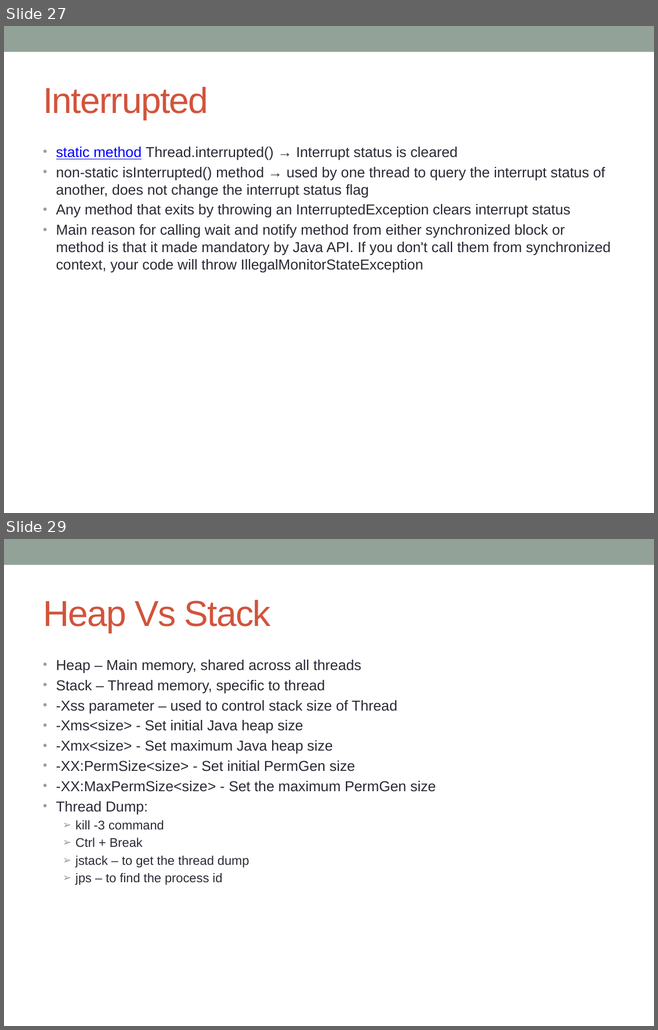
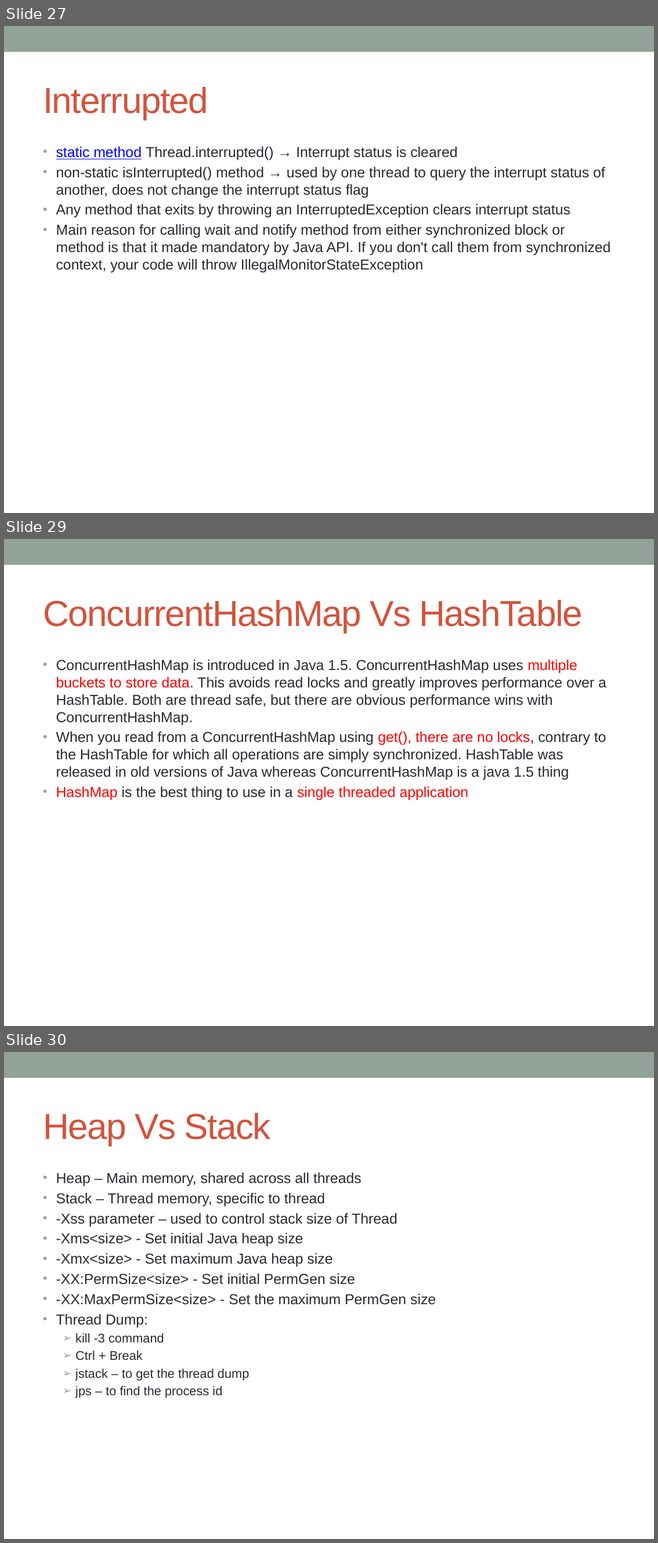
Before and after one commit to notionquest/ProjectDocumentation, a slide deck: MultiThreading.pptx. Shown one above the other, each under a label of ours: slides 27 and 29 before the commit, slides 27, 29 and 30 after it; the slides between them are not shown. The pictures are 658x1030 and 658x1543 pixels, drawn with LibreOffice and Linux fonts; fonts in the diff are those of the drawing. Boxes give left, top, right and bottom in pixels: in the first picture for what was removed or moved away, otherwise in the second. Text is boxed around its words. In the diff, an @@ line names an element or a change of style, - is before the commit and + after.

```diff
--- a/MultiThreading.pptx
+++ b/MultiThreading.pptx
@@ slide 29 added at <box>4,539,654,1026</box>, background #FFFFFF; not listed: 1 template element that a slide beside it also shows @@
@@ title added at <box>43,600,582,633</box>, 40 pt, text #D2533C @@
+ConcurrentHashMap Vs HashTable
@@ text added at <box>56,660,606,800</box>, 16 pt, text #292934 @@
+• ConcurrentHashMap is introduced in Java 1.5. ConcurrentHashMap uses multiple buckets to store data. This avoids read locks and greatly improves performance over a HashTable. Both are thread safe, but there are obvious performance wins with ConcurrentHashMap.
+• When you read from a ConcurrentHashMap using get(), there are no locks, contrary to the HashTable for which all operations are simply synchronized. HashTable was released in old versions of Java whereas ConcurrentHashMap is a java 1.5 thing
+• HashMap is the best thing to use in a single threaded application
@@ what was slide 29 is now slide 30 @@
```
Also in this commit, not shown: 1 slide changed, 2 other slides added.
